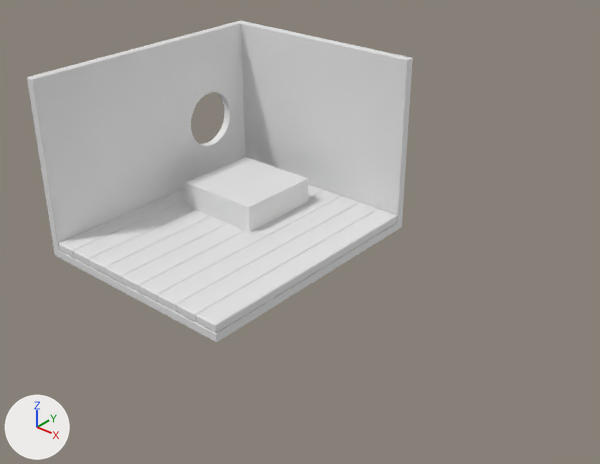
A saved change to the Blender file Blender/project3_making_room/main_room.blend.
Camera for both pictures: a camera (50 mm lens) standing at (12.27, -12.56, 8.92) and looking at (2.87, -1.5, 1.25). The lights are fixed; the arrows at lower left show +X, +Y and +Z.

Before the edit, the objects in view are built like this:
```python
me_cube_001 = bpy.data.meshes.new('Cube.001')
me_cube_001.from_pydata([(-0.9, -2.0, 0.1), (-0.9, 0.9, 0.1), (-0.63, 0.9, 0.1), (-0.63, -2.0, 0.1)], [], [(1, 2, 3, 0)])
me_cube_004 = bpy.data.meshes.new('Cube.004')
me_cube_004.from_pydata([(-1.0, -2.0, 0.0), (-1.0, -2.0, 2.0), (-1.0, 1.0, 0.0), (-1.0, 1.0, 2.0), (1.5, -2.0, 0.0), (1.5, 1.0, 0.0), (1.5, 1.0, 2.0)], [], [(0, 1, 3, 2), (2, 3, 6, 5), (2, 5, 4, 0)])
me_cube_010 = bpy.data.meshes.new('Cube.010')
me_cube_010.from_pydata(...)  # a box spanning x -1.0..1.0, y -1.0..1.0, z -1.0..1.0
ob_cube = bpy.data.objects.new('Cube', me_cube_004)
ob_cube.location = (0.0, 0.0, 0.0)
ob_cube.scale = (2.0, 2.0, 2.0)
_m = ob_cube.modifiers.new('Solidify', 'SOLIDIFY')
_m.thickness = 0.1
_m.use_even_offset = True
_m = ob_cube.modifiers.new('Bevel', 'BEVEL')
_m.width = 0.01
_m.width_pct = 0.01
_m.segments = 4
_m = ob_cube.modifiers.new('Boolean', 'BOOLEAN')
_m.object = ob_cylinder
ob_cube_001 = bpy.data.objects.new('Cube.001', me_cube_001)
ob_cube_001.location = (0.0, 0.0, 0.0)
ob_cube_001.scale = (2.0, 2.0, 2.0)
_m = ob_cube_001.modifiers.new('Solidify', 'SOLIDIFY')
_m.thickness = 0.1
_m.use_even_offset = True
_m = ob_cube_001.modifiers.new('Bevel', 'BEVEL')
_m.width = 0.02
_m.width_pct = 0.02
_m.segments = 4
_m.harden_normals = True
_m = ob_cube_001.modifiers.new('Array', 'ARRAY')
_m.count = 9
ob_cube_002 = bpy.data.objects.new('Cube.002', me_cube_010)
ob_cube_002.location = (0.0, 0.0, 0.0)
```
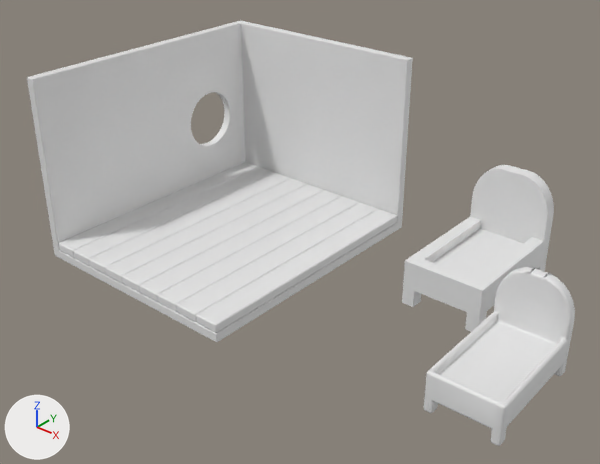
The change, as a list of edits to the scene's bpy script:
```text
Change me_cube_010:
    used by ob_cube_002; location = (0.0, 0.0, 0.0)
    remove me_cube_010.from_pydata(...)  # 8 vertices, 6 faces; spans x -1.0..1.0, y -1.0..1.0, z -1.0..1.0
    add me_cube_010.from_pydata(...)  # 84 vertices, 70 faces; spans x -0.65..0.65, y -1.16..1.16, z -0.5..1.2
    me_cube_010 part 1: the whole mesh is rebuilt
    me_cube_010 part 2: the surface is now shaded smooth
Add me_cube_002:
    me_cube_002.from_pydata(...)  # 132 vertices, 106 faces; spans x -1.0..1.0, y -1.0..1.0, z -2.3..5.34
    me_cube_002.polygons.foreach_set('use_smooth', [True] * 106)
Change ob_cube_002:
    ob_cube_002.location: (0.0, 0.0, 0.0) -> (7.83, -2.52, 1.0)
    ob_cube_002.rotation_euler: (0.0, 0.0, 0.0) -> (0.0, 0.0, 0.0175)  # degrees (0, 0, 0) -> degrees (0, 0, 1)
Add ob_cube_003:
    ob_cube_003 = bpy.data.objects.new('Cube.003', me_cube_002)
    ob_cube_003.location = (6.0, 0.0, 1.1)
    ob_cube_003.scale = (0.8, 1.3, 0.275)
    _m = ob_cube_003.modifiers.new('Bevel', 'BEVEL')
    _m.width = 0.01
    _m.width_pct = 0.01
    _m.segments = 2
    _m.harden_normals = True
```

What differs and where, as boxes (x1, y1, x2, y2) in the pictures (600 x 464 px):
'Cube.002', reshaped, moved, turned
    before: (185, 157, 308, 232)
    after: (424, 267, 575, 446)
'Cube.003', added
    after: (402, 165, 554, 332)
part 1 of me_cube_010, built on
    before: (185, 157, 308, 232)
    after: (424, 267, 575, 446)
